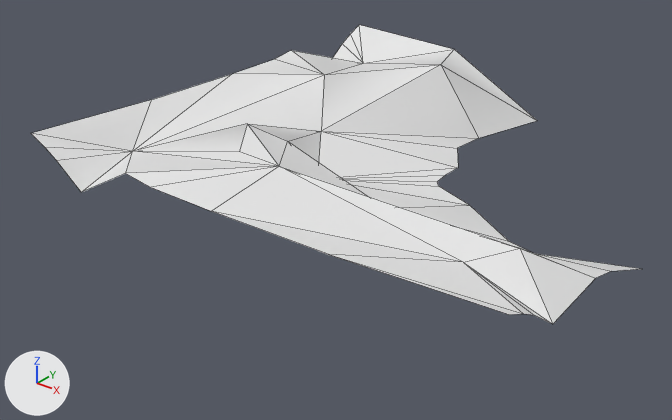
One commit to the glTF model Rogue-Robots/Assets/Models/ModularBlocks/FloorCornerCliff1_Col.gltf: the scene before it, then after it.
Before and after are seen from a camera (50 mm lens) standing at (4.74, -7.04, 3.83) and looking at (-0.46, -0.53, -0.2). The lights are fixed; the arrows at lower left show +X, +Y and +Z. Mesh edges are drawn as thin lines. Vertices at the same position are counted once.

In view in the first picture: 'FloorCornerCliff1_Col'.
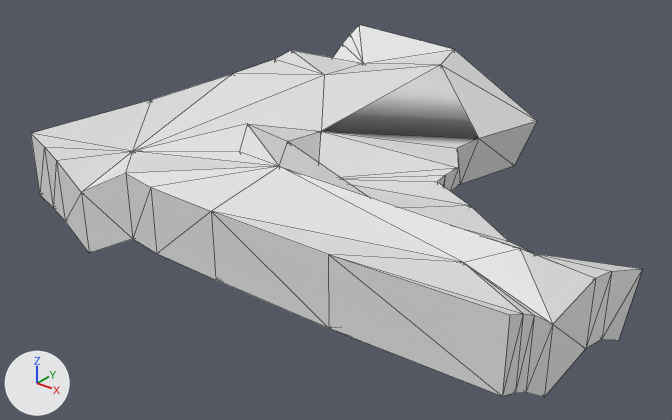
What the commit changed:
me_scene_017 is used by ob_floorcornercliff1_col; location (0.0, 0.0, 0.0).
me_scene_017 had 47 vertices, 58 faces and spanned x -2.5..2.5, y -2.5..2.5, z 0.0..0.75.
me_scene_017 now has 92 vertices, 318 faces and spans x -2.5..2.5, y -2.5..2.5, z -0.62..0.75.
Part 1, on me_scene_017:
1 vertex is removed from x 0.26, y 0.21, z 0.0.
58 faces are deleted.
10 vertices are added at x -0.31..2.46, y -0.56..2.47, z -0.62.
20 new vertices lie (0.0, 0.0, -0.62) away from vertices in x -2.5..2.5, y -2.5..2.5, z 0.12..0.75.
16 new vertices lie (0.0, 0.0, -0.63) away from vertices in x -2.5..2.5, y -2.5..2.31, z 0.27..0.73.
318 new faces join them.

Boxes (x1, y1, x2, y2) around the edits, measured in the pictures (672 x 420 px):
'FloorCornerCliff1_Col', reshaped (24% taller): before (31, 25, 639, 324); after (31, 25, 642, 397)
part 1 of me_scene_017, built on: before (343, 179, 469, 205); after (31, 121, 642, 397)
